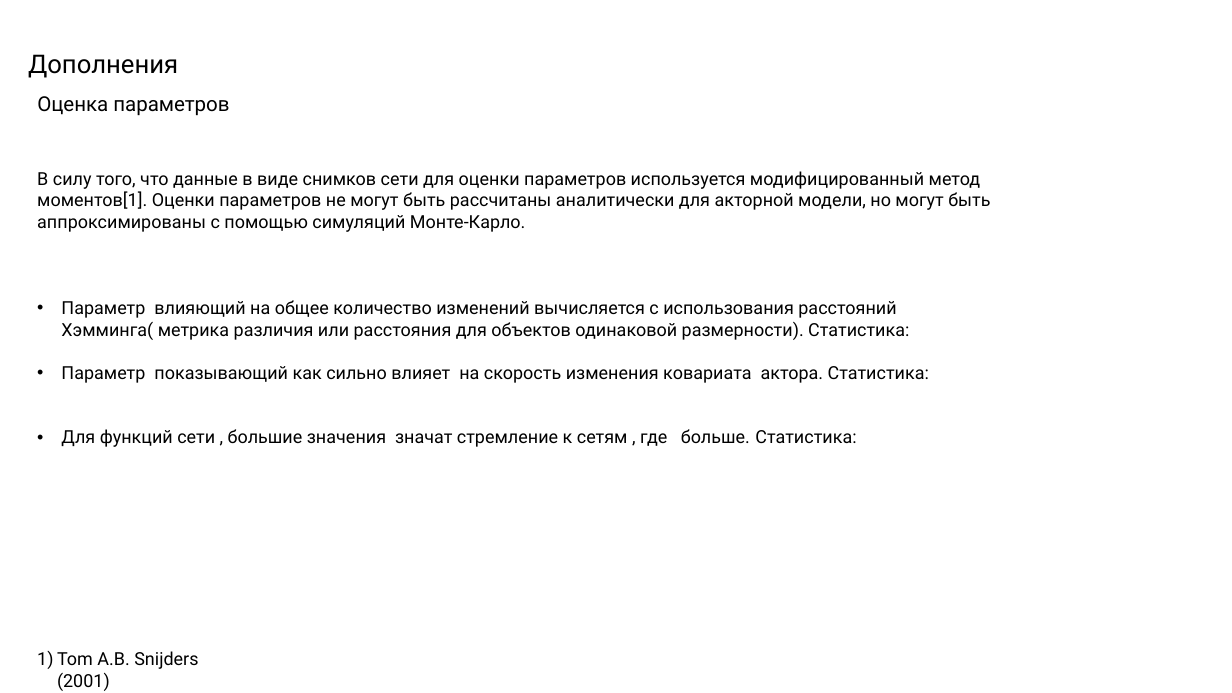
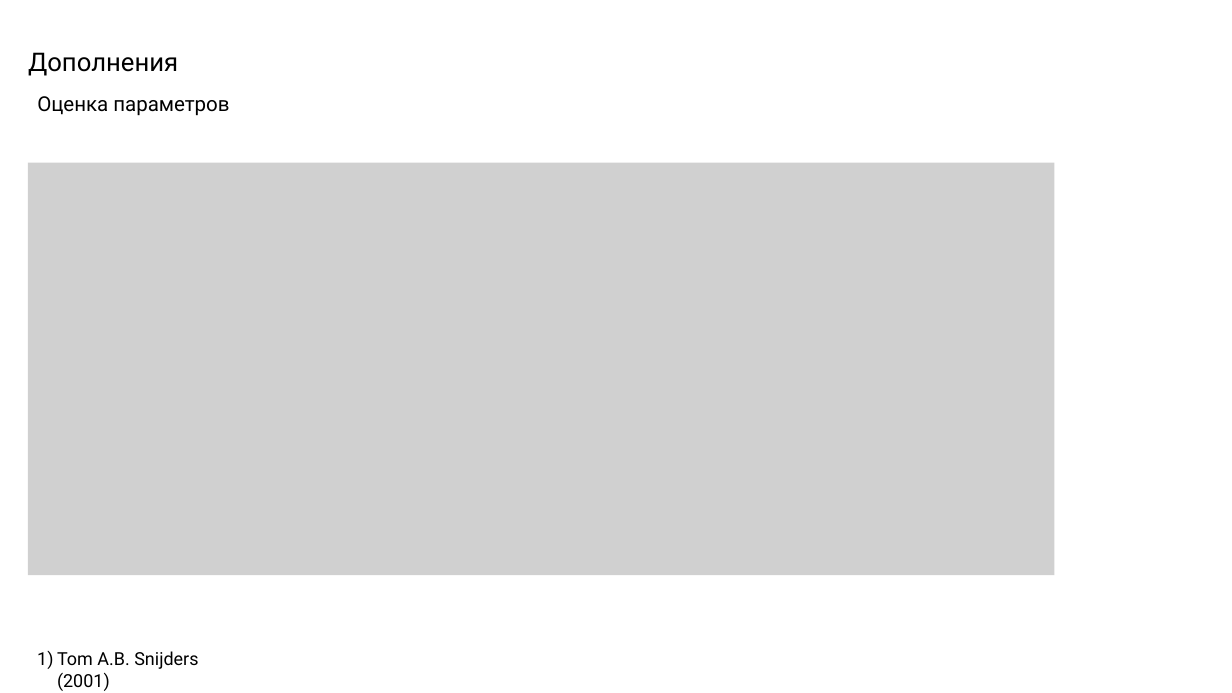
Before and after one commit to Amatikay/TermPaperSlides, a slide deck: slide 9 of SAOM_TermPaper.pptx. Drawn at 1232x693 pixels with LibreOffice and Linux fonts; fonts in the diff are those of the drawing; grey boxes stand for pictures. Boxes give left, top, right and bottom in pixels: in the first picture for what was removed or moved away, otherwise in the second. Text is boxed around its words. In the diff, an @@ line names an element or a change of style, - is before the commit and + after.

```diff
--- a/SAOM_TermPaper.pptx
+++ b/SAOM_TermPaper.pptx
@@ title "Дополнения" at box(28, 52, 178, 76): line spacing 1 to 0.9 @@
@@ picture added at box(28, 163, 1055, 576) @@
@@ text removed at box(37, 171, 990, 447) @@
-В силу того, что данные в виде снимков сети для оценки параметров используется модифицированный метод моментов[1]. Оценки параметров не могут быть рассчитаны аналитически для акторной модели, но могут быть аппроксимированы с помощью симуляций Монте-Карло.
-• Параметр влияющий на общее количество изменений вычисляется с использования расстояний Хэмминга( метрика различия или расстояния для объектов одинаковой размерности). Статистика:
-• Параметр показывающий как сильно влияет на скорость изменения ковариата актора. Статистика:
-• Для функций сети , большие значения значат стремление к сетям , где больше. Статистика:
```
Also in this commit, not shown: 7 other slides changed, 1 slide added, 1 slide removed.
